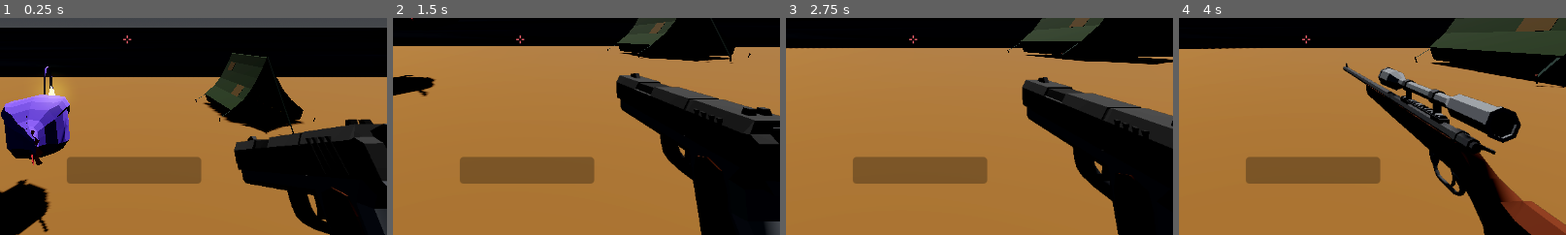
Above: before the commit, frames 1-4 (left to right).
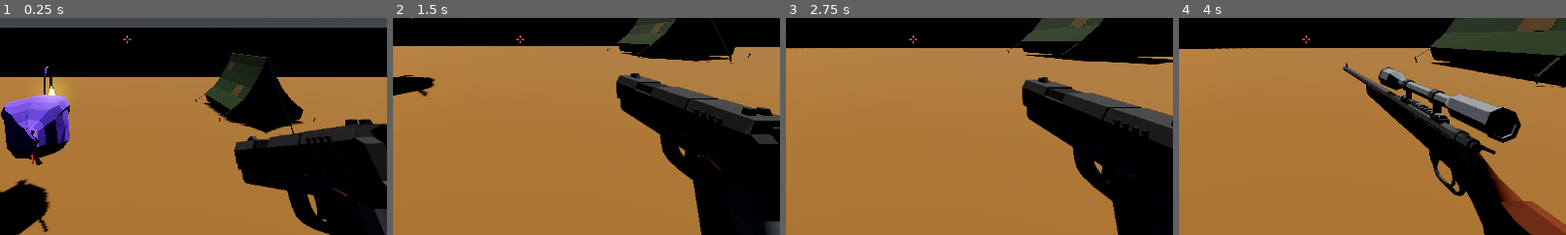
Above: after the commit, the same moments.

Repository: pixelcrust/godotfps
Game: Godot game, scene res://world.tscn
The game is run twice, just before and just after one commit, with the same random seed, the same clock (stepped at 60 frames per second) and the same inputs.
Inputs (mouse positions are % of the whole screen's width and height, from its top left):
- Up to frame 1 (0.25 s): no input
- Up to frame 2 (1.5 s): move the mouse to (55, 50) at 0.52 s; hold F (Interact) 0.53-1.28 s; hold W (key_forward) from 0.53 s (still down); tap Space (key_jump) at 0.77 s; move the mouse to (45, 50) at 1.27 s; tap F (Interact) at 1.35 s
- Up to frame 3 (2.75 s): keep holding W (key_forward); tap Space (key_jump) at 1.52 s; move the mouse to (52, 48) at 2.02 s; hold Ctrl (key_crouch) from 2.03 s (still down); tap F (Interact) at 2.3 s
- Up to frame 4 (4 s): keep holding W (key_forward); move the mouse to (49, 52) at 2.77 s; release Ctrl (key_crouch) at 2.78 s; tap Tab (key_next_weapon) at 2.85 s; tap Space (key_jump) at 3.02, 3.77 s; tap F (Interact) at 3.05, 3.8 s; move the mouse to (57, 51) at 3.52 s; hold Shift (key_run) from 3.53 s (still down)
The pictures show only the part of the screen within x 35-85%, y 45-95%; the shares and areas given below are measured in that part.

The runs differ from the first frame. In frame 1, 4.3% of the frame differs, in the area x 17-53%, y 63-77%; in frame 2, 4.3%; in frame 3, 4.3%; in frame 4, 4.3%.

Commit message:
fixed logic of interacting, needs a stop inbetweeen

Diff:
--- a/Player.gd
+++ b/Player.gd
@@ -133,21 +133,21 @@
 	#interact
 	if Input.is_action_pressed("Interact") and raycast_interaction.is_colliding():
 		if raycast_interaction.get_collider().is_in_group("interactable"):
-			print("interacting")
-			is_interacting += 1
+			print("interacting" + str(is_interacting/raycast_interaction.get_collider().object.interactiontime*100))
+			display_interaction.visible = true
+			is_interacting += 0.01
 			if(is_interacting >= raycast_interaction.get_collider().object.interactiontime):
 				#interact gui
-				display_interaction.visible = true
-				display_interaction.set_show_percentage(false)
-				display_interaction.value = is_interacting/raycast_interaction.get_collider().object.interactiontime * 100
-
-				print(str(is_interacting/raycast_interaction.get_collider().object.interactiontime * 100))
+
+				#display_interaction.set_show_percentage(false)
+				display_interaction.value = (is_interacting/raycast_interaction.get_collider().object.interactiontime)
+				print(str(is_interacting/raycast_interaction.get_collider().object.interactiontime*100))
 				raycast_interaction.get_collider().object.interacted = 1
 				is_interacting = 0
-		else:
-			is_interacting = 0
-			display_interaction.visible = false
-			display_interaction.value = 0
+	else:
+		is_interacting = 0
+		display_interaction.visible = false
+		display_interaction.value = 0
 
 	#swap weapon
 	if Input.is_action_just_pressed("key_next_weapon"):
--- a/Scenes/player.tscn
+++ b/Scenes/player.tscn
@@ -169,7 +169,6 @@
 offset_top = 500.0
 offset_right = 700.0
 offset_bottom = 540.0
-show_percentage = false
 
 [node name="raycast_interaction" type="RayCast3D" parent="Head/Camera3D"]
 transform = Transform3D(5.73206e-15, 1.31134e-07, 3, 3, -1.31134e-07, 0, 1.31134e-07, 3, -1.31134e-07, 0, 0, -0.585909)
--- a/beartrap.gd
+++ b/beartrap.gd
@@ -5,8 +5,8 @@
 @onready var trap_set = 1
 @onready var dmg = 50
 
-@onready var interactiontime_open = 2
-@onready var interactiontime_close = 0.5
+@onready var interactiontime_open = 5
+@onready var interactiontime_close = 1
 @onready var interactiontime = interactiontime_close
 @onready var interacted = 0
 
